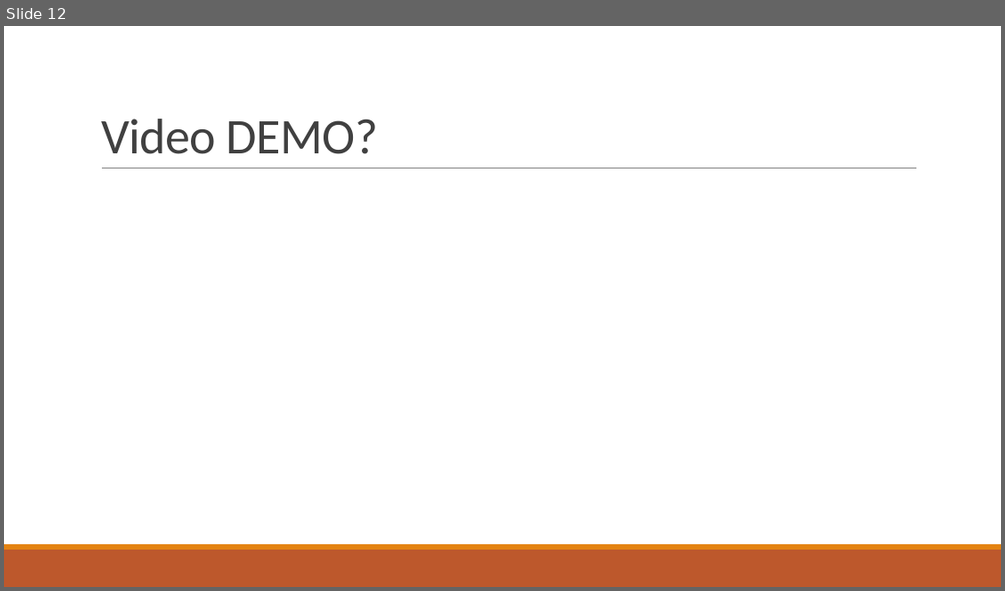
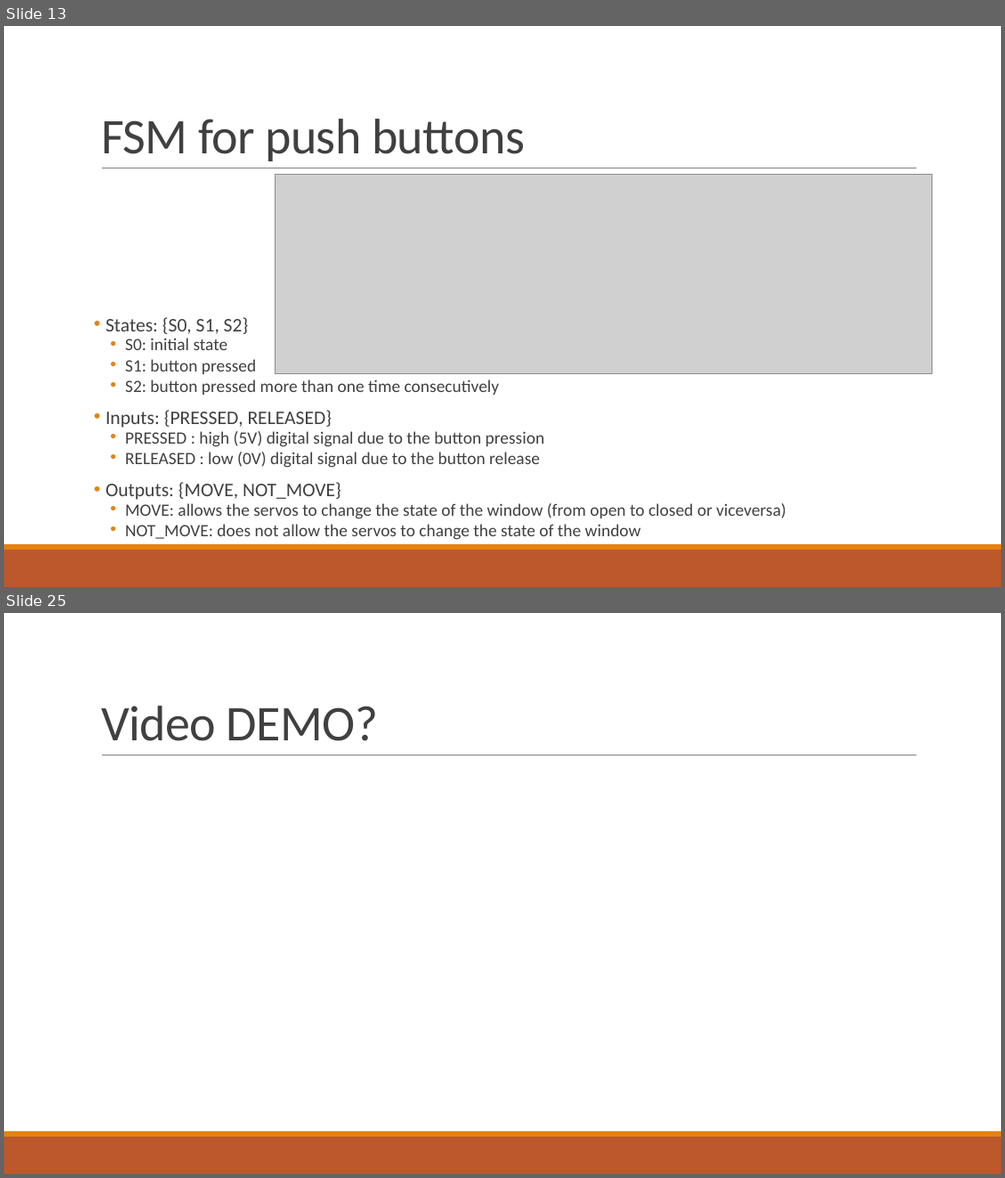
Before and after one commit to francescobaraldi/smart-neighborhood, a slide deck: Smart Neighborhood.pptx. Shown one above the other, each under a label of ours: slide 12 before the commit, slides 13 and 25 after it; the slides between them are not shown. The pictures are 1005x591 and 1005x1178 pixels, drawn with LibreOffice and Linux fonts; fonts in the diff are those of the drawing; grey boxes stand for pictures. Boxes give left, top, right and bottom in pixels: in the first picture for what was removed or moved away, otherwise in the second. Text is boxed around its words. In the diff, an @@ line names an element or a change of style, - is before the commit and + after.

```diff
--- a/Smart Neighborhood.pptx
+++ b/Smart Neighborhood.pptx
@@ slide 13 added at [4,26,1001,587], background #FFFFFF; not listed: 3 template elements that a slide beside it also shows @@
@@ title added at [101,119,525,161], 48 pt, text #404040 @@
+FSM for push buttons
@@ picture added at [275,174,932,373] @@
@@ text added at [105,317,786,540], 16.6 pt, text #404040 @@
+• States: {S0, S1, S2}
+  • S0: initial state
+  • S1: button pressed
+  • S2: button pressed more than one time consecutively
+• Inputs: {PRESSED, RELEASED}
+  • PRESSED : high (5V) digital signal due to the button pression
+  • RELEASED : low (0V) digital signal due to the button release
+• Outputs: {MOVE, NOT_MOVE}
+  • MOVE: allows the servos to change the state of the window (from open to closed or viceversa)
+  • NOT_MOVE: does not allow the servos to change the state of the window
@@ what was slide 12 is now slide 25 @@
```
Also in this commit, not shown: 7 slides changed, 13 other slides added, 1 slide removed.
